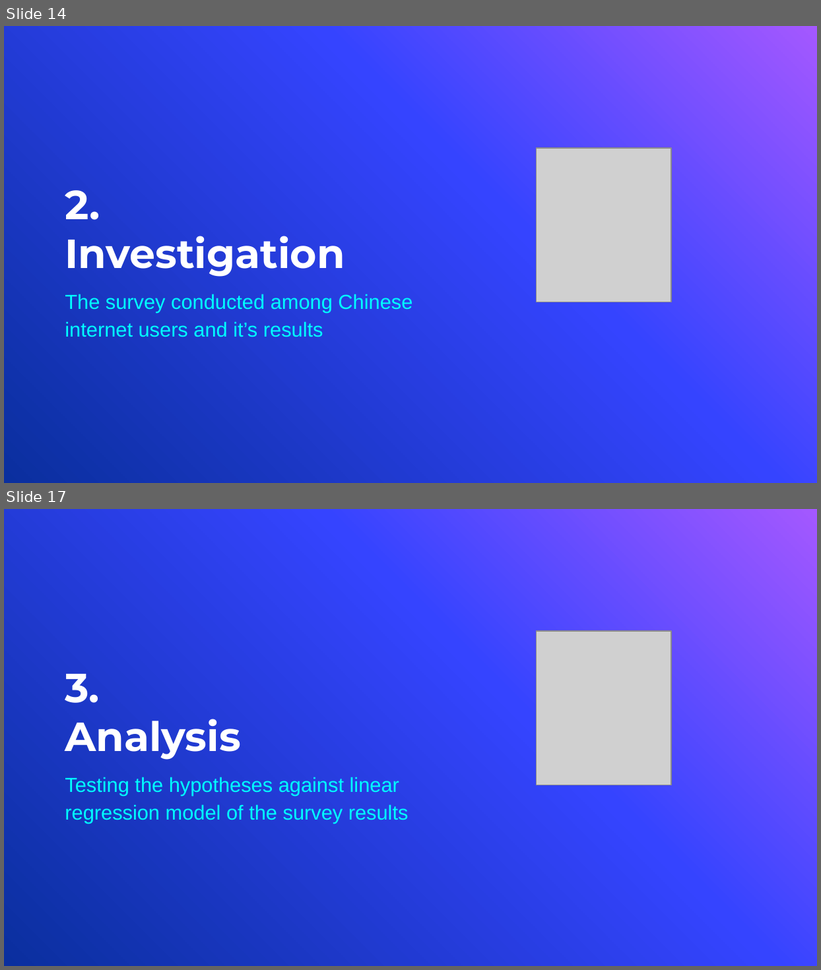
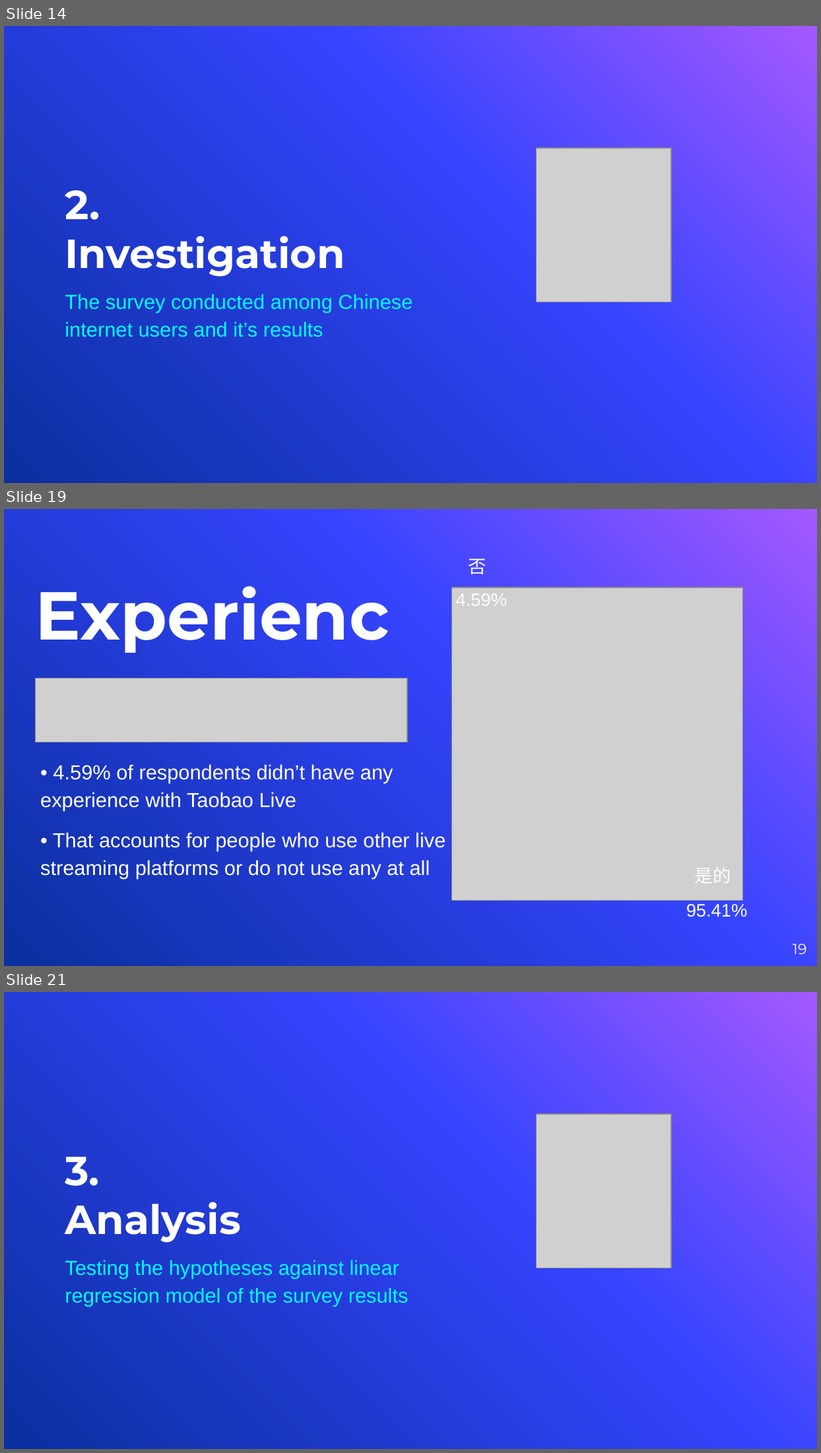
Before and after one commit to vyacheslav-polyakov/thesis, a slide deck: !Defense Slides.pptx. Shown one above the other, each under a label of ours: slides 14 and 17 before the commit, slides 14, 19 and 21 after it; the slides between them are not shown. The pictures are 821x970 and 821x1453 pixels, drawn with LibreOffice and Linux fonts; fonts in the diff are those of the drawing; grey boxes stand for pictures; background and template pictures are left out. Boxes give left, top, right and bottom in pixels: in the first picture for what was removed or moved away, otherwise in the second. Text is boxed around its words. In the diff, an @@ line names an element or a change of style, - is before the commit and + after.

```diff
--- a/!Defense Slides.pptx
+++ b/!Defense Slides.pptx
@@ slide 19 added at <box>4,509,817,966</box>, background gradient #A458FF to #3544FF to #0A2F9E @@
@@ text added at <box>469,559,486,574</box>, 16 pt, text #FFFFFF @@
+否
@@ title added at <box>36,572,424,749</box>, 60 pt, text #FFFFFF, bold @@
+Experience
@@ picture added at <box>452,588,743,901</box> @@
@@ text added at <box>456,593,507,606</box>, 16 pt, text #FFFFFF @@
+4.59%
@@ picture added at <box>36,678,407,743</box> @@
@@ text added at <box>40,764,393,811</box>, 18 pt, text #FFFFFF @@
+• 4.59% of respondents didn’t have any experience with Taobao Live
@@ text added at <box>40,832,446,879</box>, 18 pt, text #FFFFFF @@
+• That accounts for people who use other live streaming platforms or do not use any at all
@@ text added at <box>695,868,731,884</box>, 16 pt, text #FFFFFF @@
+是的
@@ subtitle added at <box>686,904,748,918</box>, 16 pt, text #FFFFFF @@
+95.41%
@@ page number added at <box>793,944,807,955</box>, 13 pt, text #FFFFFF @@
+19
@@ what was slide 17 is now slide 21 @@
```
Also in this commit, not shown: 6 slides changed, 4 other slides added, 1 slide removed, 10 other files.
